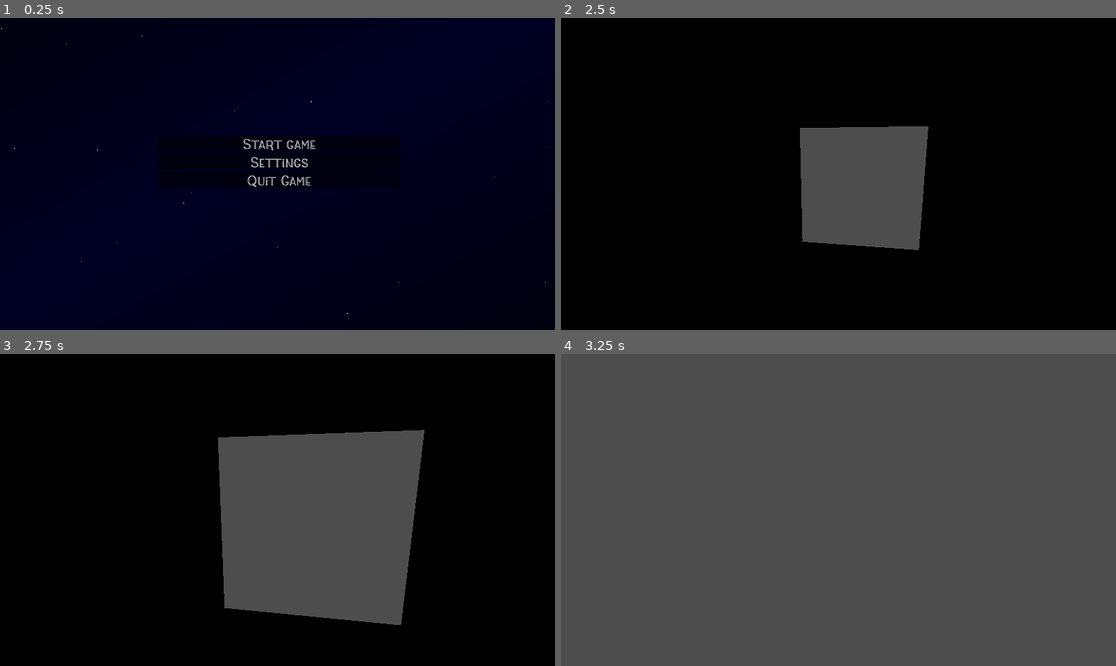
Above: before the commit, frames 1-4 (two rows, left to right).
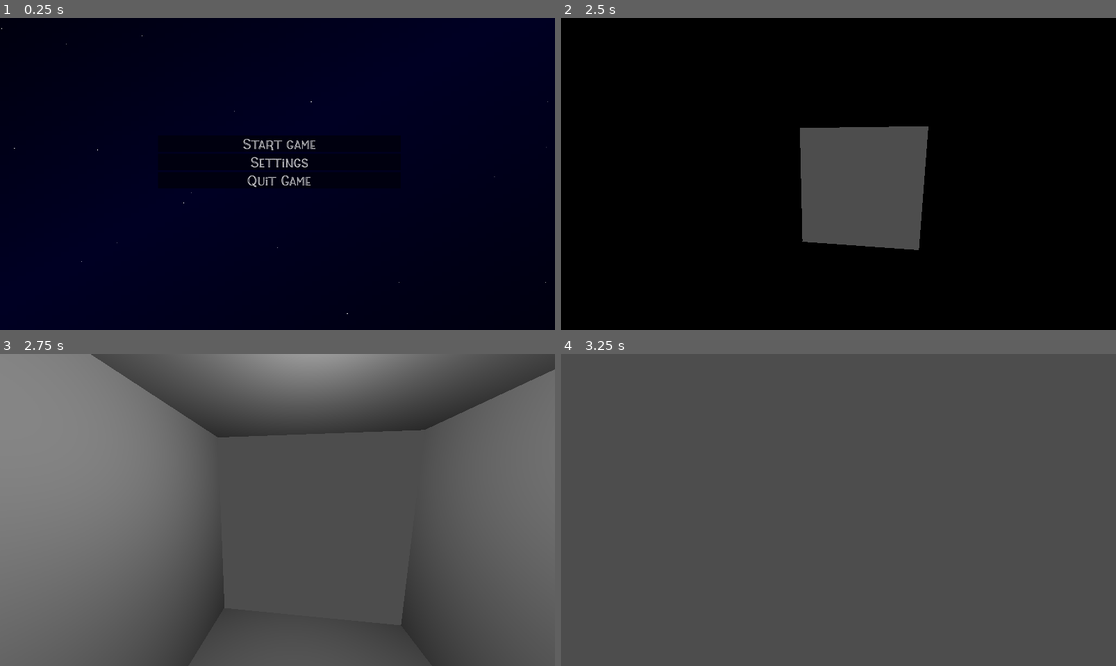
Above: after the commit, the same moments.

Repository: JoonaKhr/3DSpook
Game: Godot game, scene res://Scenes/menu.tscn
Same seed, same stepped clock (60 frames per second), same inputs: the game is played once before the commit and once after it.
Inputs (mouse positions are in pixels of both pictures, inside the frame that each line leads up to):
- Up to frame 1 (0.25 s): no input
- Up to frame 2 (2.5 s): click "Start game" at 0.5 s; tap Enter (ui_accept) at 1.25, 1.52, 2.27 s; move the mouse to (866, 174) at 1.27 s; hold W (forwards) from 1.28 s (still down); click (866, 174) at 1.35 s; move the mouse to (810, 174) at 2.02 s; click (810, 174) at 2.1 s
- Up to frame 3 (2.75 s): keep holding W (forwards)
- Up to frame 4 (3.25 s): keep holding W (forwards); move the mouse to (849, 503) at 2.77 s; click (849, 503) at 2.85 s

Frames 1-2 are identical in both runs. In frame 3, 80% of the frame differs, in the area x 0-100%, y 0-100%; in frame 4, nothing differs.

Commit message:
random flicker on lights

Diff:
--- /dev/null
+++ b/Scenes/Objects/lightswitch.tscn
@@ -0,0 +1,33 @@
+[gd_scene load_steps=6 format=3 uid="uid://cpl46y25c2b2m"]
+
+[ext_resource type="Script" path="res://Scripts/button.gd" id="1_kdplr"]
+
+[sub_resource type="BoxShape3D" id="BoxShape3D_vke7e"]
+size = Vector3(0.5, 0.5, 0.5)
+
+[sub_resource type="StandardMaterial3D" id="StandardMaterial3D_vu3ts"]
+
+[sub_resource type="BoxMesh" id="BoxMesh_kv80n"]
+material = SubResource("StandardMaterial3D_vu3ts")
+size = Vector3(0.5, 0.5, 0.5)
+
+[sub_resource type="StandardMaterial3D" id="StandardMaterial3D_myplk"]
+albedo_color = Color(0.890196, 0, 0, 1)
+
+[node name="Lightswitch" type="StaticBody3D" groups=["lightswitches"]]
+transform = Transform3D(1, 0, 0, 0, 1, 0, 0, 0, 1, -7.47548, -0.129626, 1.27149)
+script = ExtResource("1_kdplr")
+metadata/_edit_group_ = true
+
+[node name="ButtonCollision" type="CollisionShape3D" parent="."]
+shape = SubResource("BoxShape3D_vke7e")
+
+[node name="ButtonMesh" type="MeshInstance3D" parent="."]
+mesh = SubResource("BoxMesh_kv80n")
+surface_material_override/0 = SubResource("StandardMaterial3D_myplk")
+
+[node name="flickerTimer" type="Timer" parent="."]
+autostart = true
+
+[connection signal="press" from="." to="." method="_on_press"]
+[connection signal="timeout" from="flickerTimer" to="." method="_on_flicker_timer_timeout"]
--- a/Scenes/node_3d.tscn
+++ b/Scenes/node_3d.tscn
@@ -1,25 +1,14 @@
-[gd_scene load_steps=9 format=3 uid="uid://bwgra6jcr7akn"]
+[gd_scene load_steps=6 format=3 uid="uid://bwgra6jcr7akn"]
 
 [ext_resource type="PackedScene" uid="uid://c0diii2blledv" path="res://Scenes/PlayerScene.tscn" id="1_xlapj"]
-[ext_resource type="Script" path="res://Scripts/button.gd" id="2_ff1xk"]
+[ext_resource type="PackedScene" uid="uid://cpl46y25c2b2m" path="res://Scenes/Objects/lightswitch.tscn" id="2_ex3f2"]
+[ext_resource type="PackedScene" uid="uid://c8s6xdsngo3sj" path="res://Scenes/Objects/lightswitch.glb" id="3_a0x88"]
 
 [sub_resource type="BoxShape3D" id="BoxShape3D_5nw6q"]
 size = Vector3(20, 0.2, 3)
 
 [sub_resource type="BoxMesh" id="BoxMesh_l60q6"]
 size = Vector3(20, 0.25, 3)
-
-[sub_resource type="BoxShape3D" id="BoxShape3D_vke7e"]
-size = Vector3(0.5, 0.5, 0.5)
-
-[sub_resource type="StandardMaterial3D" id="StandardMaterial3D_vu3ts"]
-
-[sub_resource type="BoxMesh" id="BoxMesh_kv80n"]
-material = SubResource("StandardMaterial3D_vu3ts")
-size = Vector3(0.5, 0.5, 0.5)
-
-[sub_resource type="StandardMaterial3D" id="StandardMaterial3D_myplk"]
-albedo_color = Color(0.890196, 0, 0, 1)
 
 [node name="Node3D" type="Node3D"]
 
@@ -66,29 +55,19 @@
 [node name="CharacterBody3D" parent="." instance=ExtResource("1_xlapj")]
 transform = Transform3D(-4.37114e-08, 0, 1, 0, 1, 0, -1, 0, -4.37114e-08, 0, 0, 0)
 
-[node name="Lightswitch" type="StaticBody3D" parent="." groups=["lightswitches"]]
-transform = Transform3D(1, 0, 0, 0, 1, 0, 0, 0, 1, -7.47548, -0.129626, 1.27149)
-script = ExtResource("2_ff1xk")
-metadata/_edit_group_ = true
+[node name="Lightswitch" parent="." instance=ExtResource("2_ex3f2")]
 
-[node name="ButtonCollision" type="CollisionShape3D" parent="Lightswitch"]
-shape = SubResource("BoxShape3D_vke7e")
-
-[node name="ButtonMesh" type="MeshInstance3D" parent="Lightswitch"]
-mesh = SubResource("BoxMesh_kv80n")
-surface_material_override/0 = SubResource("StandardMaterial3D_myplk")
-
-[node name="Light" type="OmniLight3D" parent="Lightswitch"]
+[node name="Light2" type="OmniLight3D" parent="Lightswitch"]
 transform = Transform3D(1, 0, 0, 0, 1, 0, 0, 0, 1, -0.783359, 0.727038, -1.31414)
 visible = false
-omni_attenuation = 1.10957
 
-[node name="OmniLight3D3" type="OmniLight3D" parent="Lightswitch"]
+[node name="OmniLight3D4" type="OmniLight3D" parent="Lightswitch"]
 transform = Transform3D(1, 0, 0, 0, 1, 0, 0, 0, 1, 14.3357, 1.03593, -1.27149)
 visible = false
 
-[node name="OmniLight3D" type="OmniLight3D" parent="Lightswitch"]
+[node name="OmniLight3D2" type="OmniLight3D" parent="Lightswitch"]
 transform = Transform3D(1, 0, 0, 0, 1, 0, 0, 0, 1, 7.17069, 0.966826, -1.47004)
 visible = false
 
-[connection signal="press" from="Lightswitch" to="Lightswitch" method="_on_press"]
+[node name="lightswitch" parent="." instance=ExtResource("3_a0x88")]
+transform = Transform3D(1, 0, 0, 0, 1, 0, 0, 0, 1, 0, 0, 6.86108)
--- a/Scripts/button.gd
+++ b/Scripts/button.gd
@@ -16,6 +16,8 @@
 func _process(delta):
 	pass
 
+func randomFlicker():
+	$flickerTimer.wait_time = randf_range(5, 100)
 
 func _on_press():
 	for light in lights:
@@ -23,3 +25,11 @@
 			light.visible = false
 		else:
 			light.visible = true
+
+
+func _on_flicker_timer_timeout():
+	var light = lights.pick_random()
+	if light.visible:
+		light.visible = false
+	else:
+		light.visible = true
